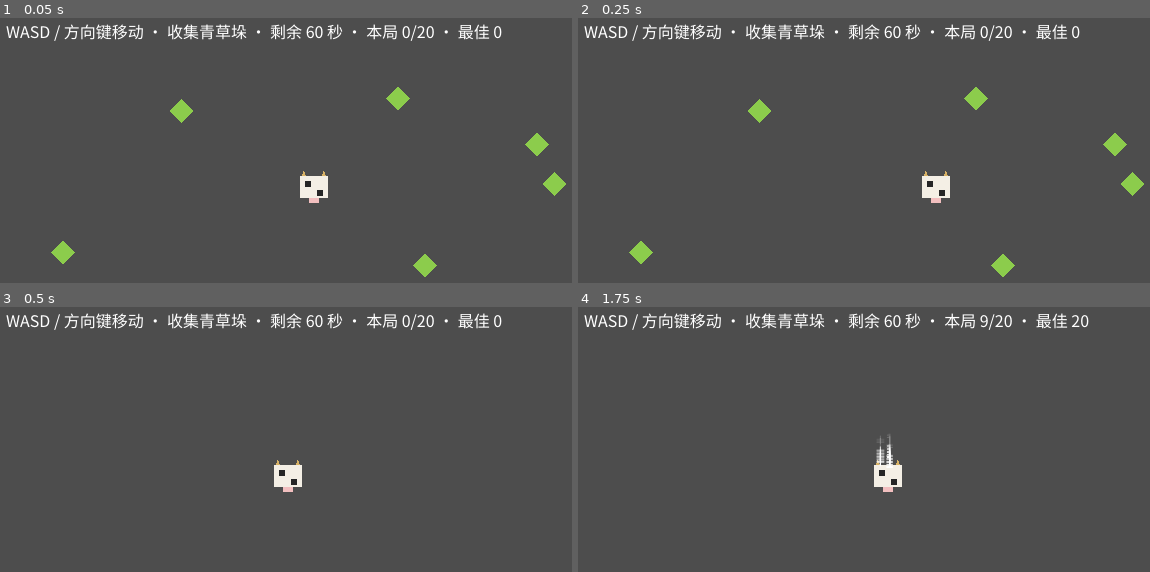
Above: before the commit, frames 1-4 (two rows, left to right).
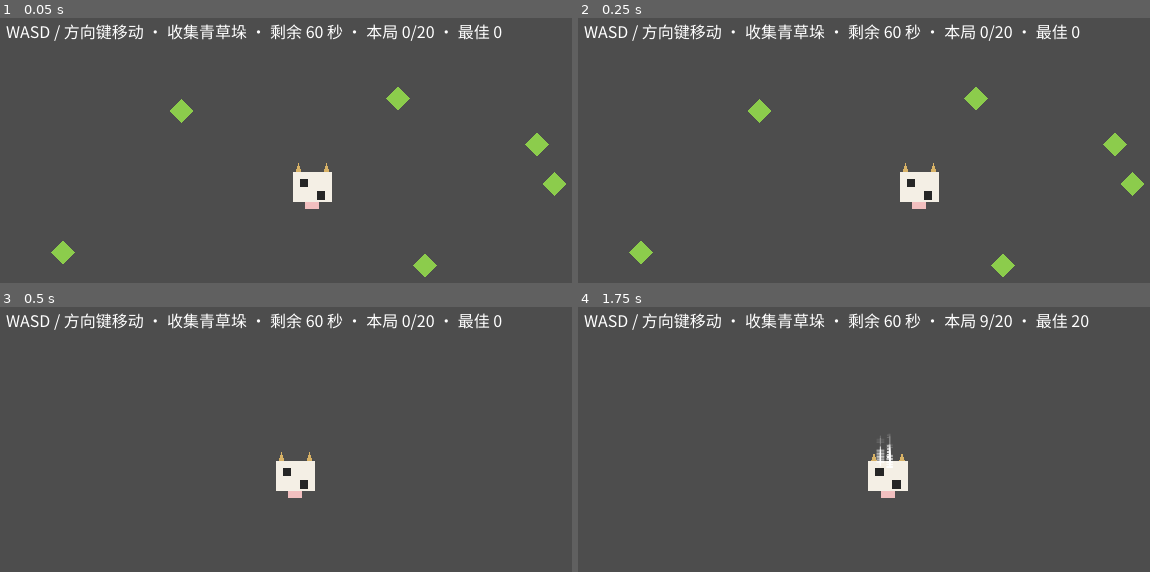
Above: after the commit, the same moments.

Repository: hl3w22bupt/myrd-playground
Game: Godot game, scene res://tests/smoke.tscn
The game is run twice, just before and just after one commit, with the same random seed, the same clock (stepped at 60 frames per second) and the same inputs. This scene is started directly instead of the project's main scene.
Inputs (mouse positions are in pixels of both pictures, inside the frame that each line leads up to):
- Up to frame 1 (0.05 s): no input
- Up to frame 2 (0.25 s): no input
- Up to frame 3 (0.5 s): no input
- Up to frame 4 (1.75 s): tap Enter (confirm) at 0.5 s; move the mouse to (1029, 458) at 0.52 s; hold D (move_right) 0.53-1.25 s; hold Enter (confirm) 0.53-1.25 s; click (1029, 458) at 0.67 s; tap Space at 0.77 s; drag from (761, 495) to (886, 476) at 1.27 s

The runs differ from the first frame. In frame 1, 0.5% of the frame differs, in the area x 51-59%, y 54-73%; in frame 2, 0.9%, in the area x 56-66%, y 54-73%; in frame 3, 0.6%; in frame 4, 0.5%.

Commit message:
feat(game-8): v2 手感调优——体型放大 1.4x、移速下调至 145（数值区声明键）
按需求 cmuqmej89000ym9gg6mom93o0 落 v2 手感基线，全部走 game_state.gd
数值区声明键 + TUNING_META 钳制，不散点改代码对数值：

- game_state.gd：新增 PLAYER_SCALE=1.4（1.3~1.5 区间内取值落账）与
  PLAYER_SPEED=145.0（v1 默认 220 的 65.9%，落在 60~70% 区间）；
  TUNING_META 补 min/max/step，调参面板/壳页 ?tuning= 零改动接入，可回滚 v1 口径
- player.gd：移速改读 GameState.PLAYER_SPEED；体型倍率以根节点 uniform
  scale 应用（视觉精灵/碰撞体/PickupArea 判定体整体同步放大），脏检查
  让调参滑杆下一物理帧生效
- smoke.gd：新增 v2 手感断言三件套——倍率区间、移速区间、倍率真接线到
  根节点/碰撞体/判定体（全局缩放==数值键）；方向符号断言与 50 连击契约
  保留不动；刷点 96px 间距常量不变（v2 判定半径 44.8px 下仍留 ~2.1x 余量）
- main.gd：SPAWN_CLEARANCE 余量推导注释同步 v2 口径

门禁实测（本地与 preHook 同源）：preflight PASS 13 类；smoke exit 0 +
GODOT_SMOKE: PASS（240 帧预算，零 SCRIPT ERROR）；input-fuzz
GODOT_FUZZ: PASS（seed=20260913，6 批 239 帧）。playtest.sh 模板资产
仍缺失（已登记缺陷 D2），不在本节点伪造判定。

Co-Authored-By: Claude <noreply@anthropic.com>

Diff:
--- a/games/game-8/autoload/game_state.gd
+++ b/games/game-8/autoload/game_state.gd
@@ -28,6 +28,8 @@
 	"SPAWN_INTERVAL_MIN": {"min": 0.2, "max": 2.0, "step": 0.05},
 	"LIFETIME_START": {"min": 2.0, "max": 15.0, "step": 0.5},
 	"LIFETIME_MIN": {"min": 1.0, "max": 10.0, "step": 0.5},
+	"PLAYER_SCALE": {"min": 0.5, "max": 2.0, "step": 0.05},
+	"PLAYER_SPEED": {"min": 60.0, "max": 300.0, "step": 5.0},
 }
 ## 单局目标收集量（需求验收基线 3：收集 20 个即通关）。
 var TARGET_SCORE: int = 20
@@ -43,6 +45,13 @@
 var LIFETIME_START: float = 6.0
 ## 可收集物寿命下限（秒）：难度封顶时仍留出可追的距离。
 var LIFETIME_MIN: float = 3.0
+## 牛牛体型倍率（v2 手感基线，需求 cmuqmej89000ym9gg6mom93o0）：视觉精灵与碰撞体
+##（含 PickupArea 判定体）整体同步放大，在 1.3~1.5 区间内取 1.4 落账。
+## v1 口径 = 1.0，经调参面板 / 壳页 ?tuning= URL 可查看并调回。
+var PLAYER_SCALE: float = 1.4
+## 牛牛移动速度 px/s（v2 手感基线）：v1 默认 220 的 65.9%，落在需求的 60~70% 区间。
+## v1 口径 = 220.0，同为调参键可回滚；消费方 player.gd 每物理帧读本值。
+var PLAYER_SPEED: float = 145.0
 ## 物品临期闪烁警示的剩余寿命阈值（秒）。
 const LIFETIME_WARN_SECONDS: float = 1.5
 ## 持久化文件（收集进度与历史最高分）。
--- a/games/game-8/scripts/main.gd
+++ b/games/game-8/scripts/main.gd
@@ -14,7 +14,8 @@
 const SPAWN_MARGIN: float = 48.0
 ## 刷点与牛牛保持的最小间距（px）：避免物品生成在角色身上被「贴脸白捡」，
 ## 也避免重开瞬间（归位后无输入）被判定收集，保证开局计数的确定性。
-## 余量推导：拾取半径 22 + 物品半径 14 = 36px 即可触发判定，96px 留 2.6 倍余量。
+## 余量推导：v2 体型 1.4× 后拾取判定半径 22×1.4≈30.8 + 物品半径 14 ≈44.8px 即触发判定，
+## 96px 仍留 ≈2.1 倍余量（v1 为 36px/2.6 倍；间距常量不变，倍率变化随 PLAYER_SCALE 生效）。
 const SPAWN_CLEARANCE: float = 96.0
 ## 剩余时间低于该秒数时 HUD 进入红色倒计时警示（需求：失败反馈明确）。
 const TIME_WARN_SECONDS: float = 10.0
--- a/games/game-8/scripts/player.gd
+++ b/games/game-8/scripts/player.gd
@@ -10,22 +10,41 @@
 ## 玩家位置变化时发出；订阅方（main.gd）用它刷新 HUD 坐标与验证输入生效。
 signal moved(position: Vector2)
 
-## 牛牛移动速度（px/s）。
-const SPEED: float = 220.0
 ## 可活动场地范围（640x360 视口内留 20px 边距，防止牛牛移出画面）。
 const PLAY_RECT: Rect2 = Rect2(20.0, 20.0, 600.0, 320.0)
 
+## 已应用到本节点的体型倍率（脏检查用：与数值区一致则跳过，避免每帧重设碰撞体）。
+var _applied_scale: float = 0.0
+
+
+func _ready() -> void:
+	# v2 手感基线：体型倍率的唯一来源是 GameState 数值区声明键（禁止散点改场景/代码对数值）。
+	_apply_tuned_scale()
+
 
 func _physics_process(_delta: float) -> void:
+	# 调参面板 / URL 改倍率后，下一物理帧生效（结算阶段同样应用，保证回滚可视）。
+	_apply_tuned_scale()
 	# 结算阶段（通关/失败）冻结移动，重开后由 start_run 恢复。
 	if GameState.phase != GameState.Phase.RUNNING:
 		velocity = Vector2.ZERO
 		return
 	var direction := Input.get_vector("move_left", "move_right", "move_up", "move_down")
-	velocity = direction * SPEED
+	# 移速为数值区调参键（v2 手感基线：v1 默认 220 下调到 60~70% 区间，实际 145）。
+	velocity = direction * GameState.PLAYER_SPEED
 	move_and_slide()
 	global_position = global_position.clamp(
 		PLAY_RECT.position, PLAY_RECT.position + PLAY_RECT.size
 	)
 	if direction != Vector2.ZERO:
 		moved.emit(global_position)
+
+
+## 把数值区 PLAYER_SCALE 应用到根节点 uniform scale：
+## 视觉精灵（Polygon2D 子节点）、碰撞体（CollisionShape2D）与 PickupArea 判定体
+## 随根变换整体同步放大，与需求「体型放大」口径一致；v1 口径回滚 = 调回 1.0。
+func _apply_tuned_scale() -> void:
+	if is_equal_approx(GameState.PLAYER_SCALE, _applied_scale):
+		return
+	_applied_scale = GameState.PLAYER_SCALE
+	scale = Vector2.ONE * _applied_scale
--- a/games/game-8/tests/smoke.gd
+++ b/games/game-8/tests/smoke.gd
@@ -24,6 +24,8 @@
 ##  10. 失败可达：限时归零 → phase=LOST + 结算面板「时间到」+ HUD 红色警示（验收基线 3）
 ##  11. 一键重开：结算后按确认 → 计数/时限/位置/面板/难度节奏全部复位（验收基线 3）
 ##  12. 持久化：最高分与累计进度落盘后回读一致（验收基线 4）
+##  13. v2 手感基线：体型倍率 1.3~1.5×、移速为 v1(220) 的 60~70%，且倍率真的接线到
+##      根节点/碰撞体/PickupArea 判定体（需求 cmuqmej89000ym9gg6mom93o0）
 ##
 ## ⚠️ 输入注入分阶段互不重叠（references/error-signatures.md E-08）：
 ##   `Input.action_press()` 与 `Input.parse_input_event()` 同帧混用会互相冲掉，必须分帧。
@@ -31,8 +33,8 @@
 ## ── 噪声相位：确定种子对抗输入（悬挂手势/孤儿释放/乱键），断言仍全过 = 输入管线没被楔死 ──
 const NOISE_FRAMES: int = 24
 ## 阶段一（方向符号断言）：单方向持续按住的物理帧数。
-## 220px/s ≈ 3.67px/物理帧 → 6 帧 ≈ 18~22px 位移，远超 MIN_MOVE_DISTANCE 且帧开销极小
-## （A/← 与 D/→ 背靠背共 13 帧，对照原先单向 11 帧，只多 2 帧，保住 240 帧预算）。
+## v2 移速 145px/s ≈ 2.42px/物理帧 → 6 帧 ≈ 12~15px 位移，远超 MIN_MOVE_DISTANCE 且
+## 帧开销极小（A/← 与 D/→ 背靠背共 13 帧，对照原先单向 11 帧，只多 2 帧，保住 240 帧预算）。
 const DIR_HOLD_FRAMES: int = 6
 ## 方向符号断言基准点：视口正中（640x360）。距左右边各 300px，双向 ~20px 位移
 ## 不会触 PLAY_RECT(20px 边距) 钳制 —— 钳制会吃掉位移、把方向断言打成假失败。
@@ -50,8 +52,9 @@
 ## 过期断言用的短寿命（秒）：0.2s ≈ 12 物理帧。
 const SHORT_LIFETIME: float = 0.2
 ## 大批量收集时，非目标物品的统一停放点：
-## 必须在牛牛可达区（PLAY_RECT 钳制 [20..620, 20..340]）之外，且距可达区最近点 >36px
-## （拾取判定 = 玩家半径 22 + 物品半径 14；(700,420) 距可达角 (620,340) ≈113px = 3 倍余量）。
+## 必须在牛牛可达区（PLAY_RECT 钳制 [20..620, 20..340]）之外，且距可达区最近点 >判定距离
+## （v2 拾取判定 = 玩家判定半径 22×1.4≈30.8 + 物品半径 14 ≈44.8px；
+## (700,420) 距可达角 (620,340) ≈113px ≈ 2.5 倍余量，放大后仍单触单收）。
 ## 旧值 (620,340) 恰好压在钳制角上（距离 0）：目标刷点一靠近，传送即整堆误收（实测 score 单触 +6）。
 ## 每次只把目标物品摆到牛牛脚下、其余全部停走 → 单触单收确定性，50 连击不被双收污染。
 const PARK_POSITION: Vector2 = Vector2(700.0, 420.0)
@@ -59,6 +62,14 @@
 const TOTAL_FRAME_BUDGET: int = 600
 ## 判定「真的移动了」的最小位移（像素）。
 const MIN_MOVE_DISTANCE: float = 1.0
+## ── v2 手感基线机判区间（需求 cmuqmej89000ym9gg6mom93o0）──
+## 体型倍率：需求要求 1.3~1.5 倍整体放大（实际落账 1.4）。
+const V2_SCALE_MIN: float = 1.3
+const V2_SCALE_MAX: float = 1.5
+## 移速：v1 默认 220 px/s 下调至 60~70%（实际落账 145 ≈ 65.9%）。
+const V1_SPEED: float = 220.0
+const V2_SPEED_MIN: float = V1_SPEED * 0.6
+const V2_SPEED_MAX: float = V1_SPEED * 0.7
 ## HUD 低时警示色（与 main.gd TIME_WARN 覆写保持一致）。
 const TIME_WARN_COLOR: Color = Color(1.0, 0.35, 0.3)
 ## 失败阶段先落入的警示观察点（秒）：低于 main.gd 的 TIME_WARN_SECONDS(10) 即变红。
@@ -186,6 +197,7 @@
 			# 布置帧先把牛牛瞬移到视口正中（双方位移都不触边钳制）、把在场物品停走
 			# （杜绝 13 帧窗口内顺路收集污染判定），再背靠背注入 ← / → 两个方向。
 			if _phase_frames == 1:
+				_assert_v2_tuning()
 				_park_all_others(null)
 				# _advance_phase 只在零失败时推进（_physics_process 已守卫），此处 _player 必非空。
 				_player.global_position = DIR_CHECK_POSITION
@@ -403,6 +415,38 @@
 		)
 
 
+## v2 手感基线断言（需求 cmuqmej89000ym9gg6mom93o0）：
+## ① 体型倍率落在 1.3~1.5 区间；② 移速落在 v1(220) 的 60~70% 区间；
+## ③ 倍率真的接线到节点：根缩放、碰撞体与 PickupArea 判定体的全局缩放都等于数值键
+##   （「数值键写了但没接上」的集成断言，与难度梯度 SpawnTimer 断言同口径）。
+func _assert_v2_tuning() -> void:
+	if GameState.PLAYER_SCALE < V2_SCALE_MIN or GameState.PLAYER_SCALE > V2_SCALE_MAX:
+		_failures.append("v2 手感断言 FAIL：体型倍率 %.2f 不在 %.1f~%.1f 区间（需求 cmuqmej89000ym9gg6mom93o0：整体放大约 1.3~1.5 倍）" % [
+			GameState.PLAYER_SCALE, V2_SCALE_MIN, V2_SCALE_MAX,
+		])
+	if GameState.PLAYER_SPEED < V2_SPEED_MIN or GameState.PLAYER_SPEED > V2_SPEED_MAX:
+		_failures.append("v2 手感断言 FAIL：移速 %.1fpx/s 不在 v1 默认 %.0f 的 60%%~70%% 区间 [%.1f, %.1f]" % [
+			GameState.PLAYER_SPEED, V1_SPEED, V2_SPEED_MIN, V2_SPEED_MAX,
+		])
+	if _player == null:
+		return  # Player 缺失已由 _ready 断言上报，这里不重复计失败
+	_assert_node_scaled(_player, "Player 根节点")
+	_assert_node_scaled(_player.get_node_or_null("CollisionShape2D") as Node2D, "碰撞体 CollisionShape2D")
+	_assert_node_scaled(_player.get_node_or_null("PickupArea/PickupShape") as Node2D, "拾取判定体 PickupArea/PickupShape")
+
+
+## 单节点缩放接线断言：全局缩放必须等于数值区 PLAYER_SCALE（uniform 同步放大）。
+func _assert_node_scaled(node: Node2D, label: String) -> void:
+	if node == null:
+		_failures.append("v2 手感断言 FAIL：场景树找不到 %s（体型放大接线目标缺失）" % label)
+		return
+	var expected: Vector2 = Vector2.ONE * GameState.PLAYER_SCALE
+	if not node.global_transform.get_scale().is_equal_approx(expected):
+		_failures.append("v2 手感断言 FAIL：%s 全局缩放 %s 与数值区 PLAYER_SCALE %.2f 不同步（放大量未接线到节点）" % [
+			label, node.global_transform.get_scale(), GameState.PLAYER_SCALE,
+		])
+
+
 func _assert_collected() -> void:
 	if not _score_seen:
 		_failures.append("收集判定未生效：触碰后 GameState.score_changed 未到达订阅方（PickupArea 分组/碰撞层或 Collectible 接线断裂）")
@@ -625,7 +669,7 @@
 
 func _report() -> void:
 	if _failures.is_empty():
-		print("GODOT_SMOKE: PASS 场景实例化/输入映射/移动方向符号(A/←减小,D/→增大)/收集判定/50 连击一致性/难度梯度/过期回收/胜负/一键重开/持久化 全部通过")
+		print("GODOT_SMOKE: PASS 场景实例化/输入映射/移动方向符号(A/←减小,D/→增大)/收集判定/50 连击一致性/难度梯度/过期回收/胜负/一键重开/持久化/v2手感基线(体型1.3~1.5x·移速60~70%) 全部通过")
 		get_tree().quit(0)
 	else:
 		for failure in _failures:
